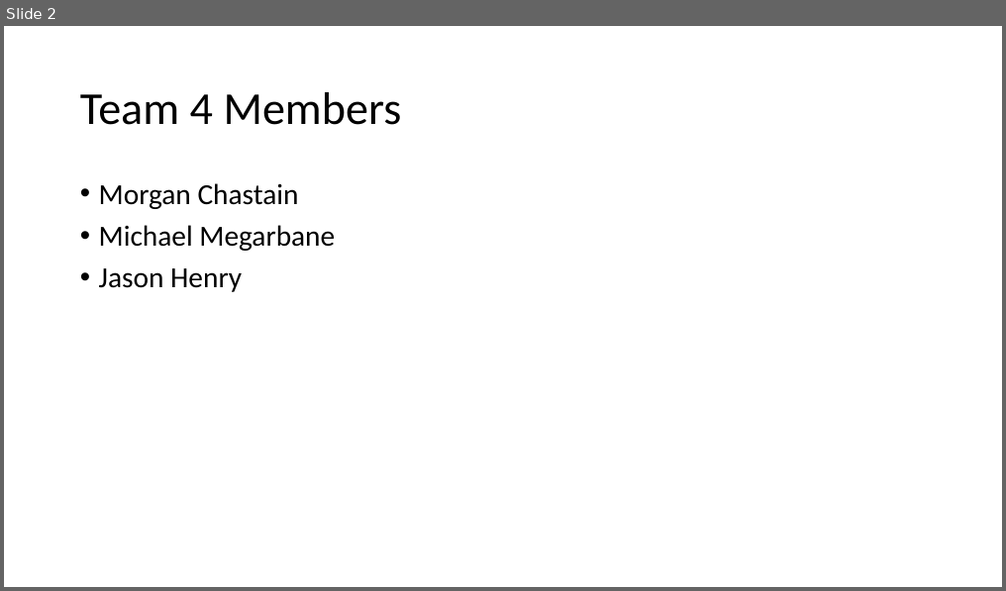
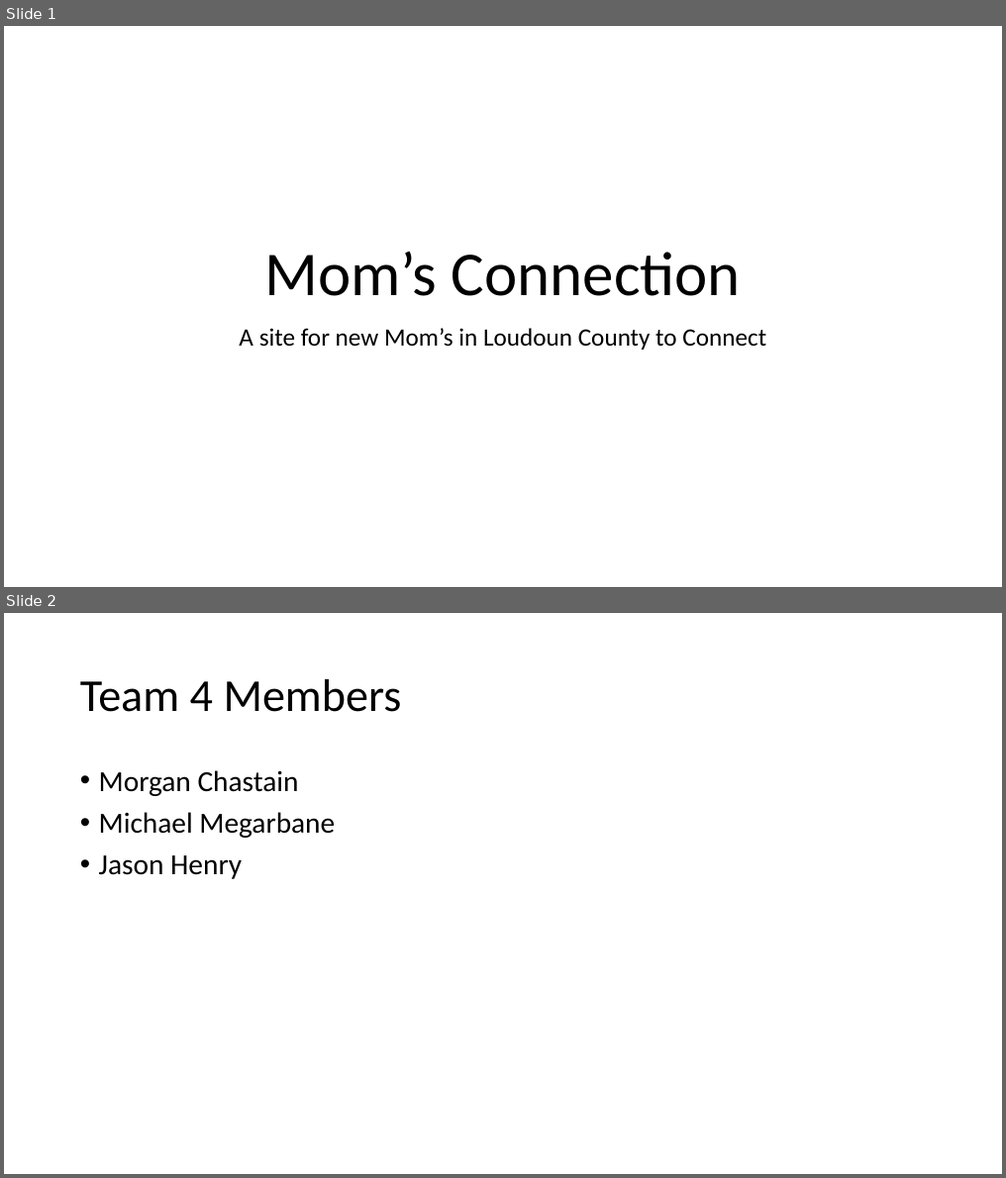
Before and after one commit to DukeDog37/MomsConnectPrj1, a slide deck: Presentation1.pptx. Shown one above the other, each under a label of ours: slide 2 before the commit, slides 1 and 2 after it. The pictures are 1006x591 and 1006x1178 pixels, drawn with LibreOffice and Linux fonts; fonts in the diff are those of the drawing. Boxes give left, top, right and bottom in pixels: in the first picture for what was removed or moved away, otherwise in the second. Text is boxed around its words. In the diff, an @@ line names an element or a change of style, - is before the commit and + after.

```diff
--- a/Presentation1.pptx
+++ b/Presentation1.pptx
@@ slide 1 added at box(4, 26, 1002, 587), background #FFFFFF @@
@@ title added at box(265, 251, 741, 296), 60 pt, text #000000 @@
+Mom’s Connection
@@ subtitle added at box(239, 328, 766, 350), 24 pt, text #000000 @@
+A site for new Mom’s in Loudoun County to Connect
```
Also in this commit, not shown: 2 slides changed, 1 other slide added, 1 slide removed.
